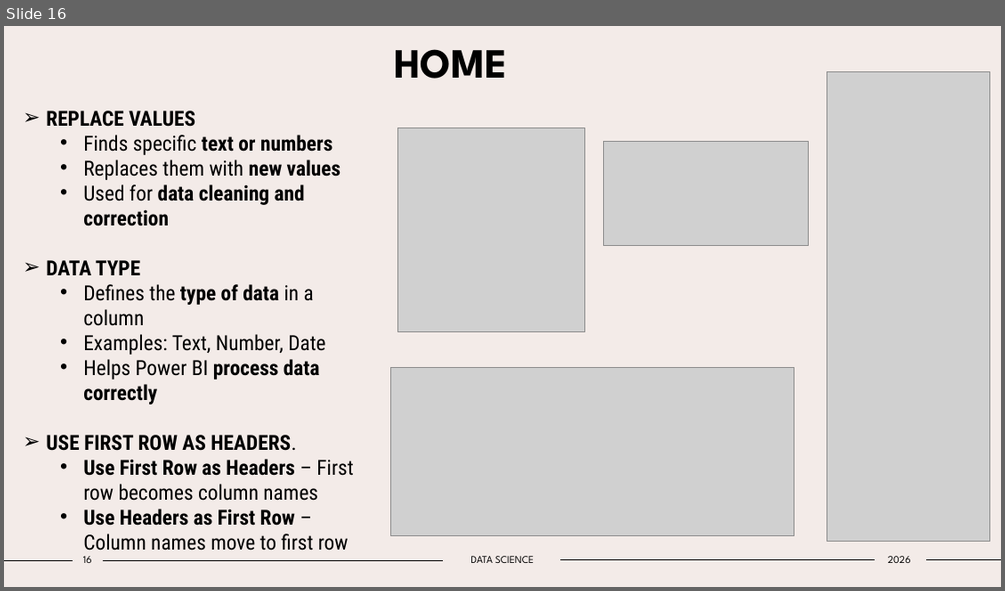
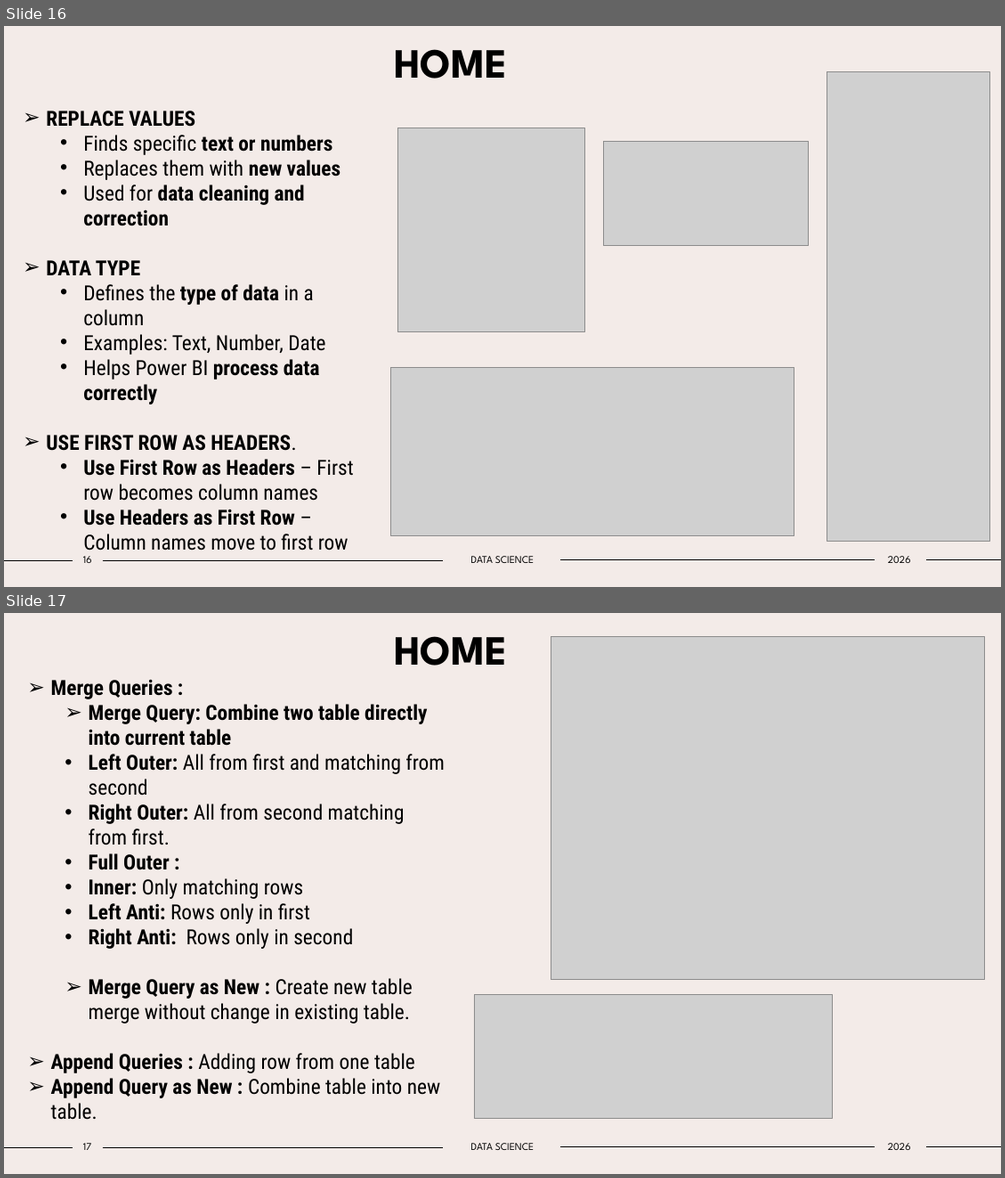
Before and after one commit to Tejas-Santosh-Nalawade/Data-Science-Internship, a slide deck: PPT/POWER_BI.pptx. Shown one above the other, each under a label of ours: slide 16 before the commit, slides 16 and 17 after it. The pictures are 1005x591 and 1005x1178 pixels, drawn with LibreOffice and Linux fonts; fonts in the diff are those of the drawing; grey boxes stand for pictures. Boxes give left, top, right and bottom in pixels: in the first picture for what was removed or moved away, otherwise in the second. Text is boxed around its words. In the diff, an @@ line names an element or a change of style, - is before the commit and + after.

Commit message:
Week 2 AND Week 3 work Data Modeling and DAX and Power BI

```diff
--- a/PPT/POWER_BI.pptx
+++ b/PPT/POWER_BI.pptx
@@ slide 17 added at (x1=4, y1=613, x2=1001, y2=1174), background #F3EBE8; not listed: 4 template elements that a slide beside it also shows @@
@@ title added at (x1=394, y1=636, x2=507, y2=666), 40 pt, text #000000, bold @@
+HOME
@@ picture added at (x1=551, y1=637, x2=985, y2=980) @@
@@ text added at (x1=51, y1=679, x2=445, y2=1119), 20 pt, text #000000 @@
+➢ Merge Queries :
+  ➢ Merge Query: Combine two table directly into current table
+  • Left Outer: All from first and matching from second
+  • Right Outer: All from second matching from first.
+  • Full Outer :
+  • Inner: Only matching rows
+  • Left Anti: Rows only in first
+  • Right Anti: Rows only in second
+  ➢ Merge Query as New : Create new table merge without change in existing table.
+➢ Append Queries : Adding row from one table
+➢ Append Query as New : Combine table into new table.
@@ picture added at (x1=474, y1=995, x2=832, y2=1119) @@
@@ page number added at (x1=83, y1=1143, x2=92, y2=1150), 10 pt, text #000000 @@
+17
@@ text added at (x1=471, y1=1143, x2=534, y2=1150), 10 pt, text #000000 @@
+DATA SCIENCE
@@ text added at (x1=888, y1=1143, x2=911, y2=1150), 10 pt, text #000000 @@
+2026
```
Also in this commit, not shown: 2 slides changed, 12 other slides added, 10 other files.
